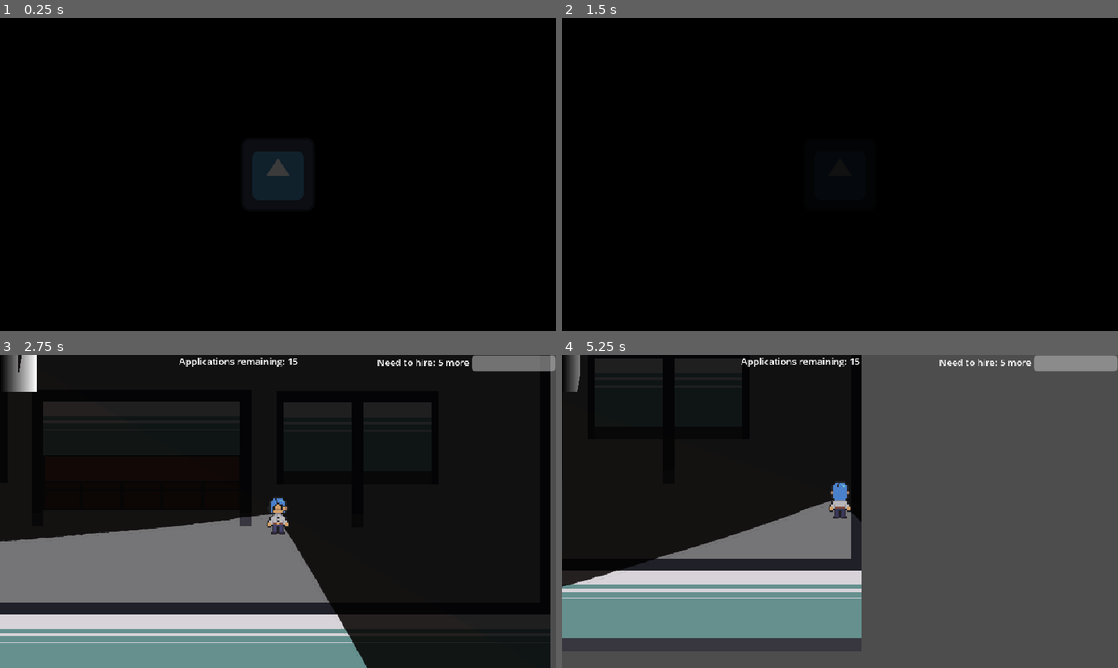
Above: before the commit, frames 1-4 (two rows, left to right).
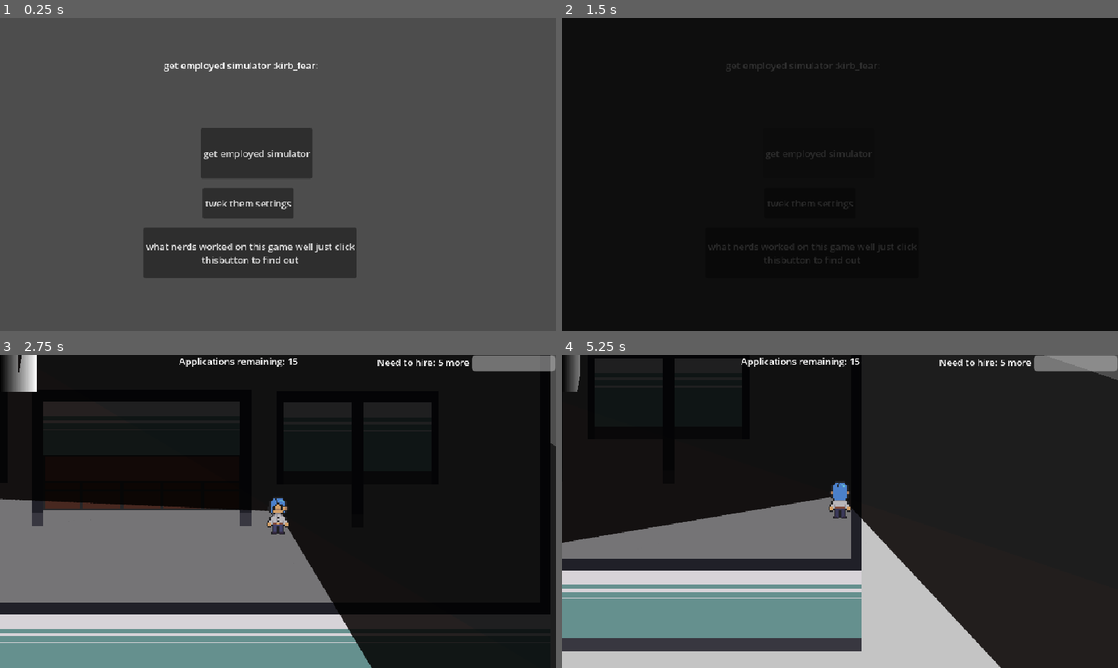
Above: after the commit, the same moments.

Repository: ygda-org/brackeys-26.2
Game: Godot game, scene res://ui/main_menu/main_menu.tscn
Same seed, same stepped clock (60 frames per second), same inputs: the game is played once before the commit and once after it. This scene is started directly instead of the project's main scene. The engine's default icon, where the game draws it, is replaced by a stand-in: a white triangle on a blue panel in a dark square. Sound files missing from this copy of the repository are replaced by a short silence.
Inputs (mouse positions are in pixels of both pictures, inside the frame that each line leads up to):
- Up to frame 1 (0.25 s): no input
- Up to frame 2 (1.5 s): click (806, 133) at 0.5 s, where only the run before the commit has a clickable "get a job application"; click (817, 152) at 1.25 s, where only the run after the commit has a clickable "get employed simulator"
- Up to frame 3 (2.75 s): click (255, 552) at 2 s, where only the run before the commit has a clickable "twek seting"
- Up to frame 4 (5.25 s): move the mouse to (962, 495) at 2.77 s; hold D (right) 2.78-3.53 s; click (962, 495) at 2.85 s; move the mouse to (728, 527) at 3.52 s; hold S (down) 3.53-4.28 s; click (728, 527) at 3.6 s; move the mouse to (895, 442) at 4.27 s; hold D (right) 4.28-5.03 s; click (895, 442) at 4.35 s; move the mouse to (812, 574) at 5.02 s; hold W (up) from 5.03 s (still down); click (812, 574) at 5.1 s

The runs differ from the first frame. In frame 1, 100% of the frame differs, in the area x 0-100%, y 0-100%; in frame 2, 0.9%; in frame 3, 4.8%; in frame 4, 52%.

Commit message:
some main menu stuff tho tbh half of it gonna explodz in a lil

Diff:
--- a/employees/tasks/employee_task.gd
+++ b/employees/tasks/employee_task.gd
@@ -1,6 +1,4 @@
-extends Marker2D
-
-class_name Task
+class_name Task extends Marker2D
 
 enum TaskTypes {
 	SABO,
--- a/globals/application_handler.gd
+++ b/globals/application_handler.gd
@@ -1,6 +1,7 @@
 extends Node
 var unique_skill_count : int
 var evil_modifier : int
+
 func create_application():
 	var app=Application.new()
 	# create two past jobs
--- a/player/player.tscn
+++ b/player/player.tscn
@@ -240,8 +240,16 @@
 shadow_enabled = true
 shadow_filter = 1
 texture = ExtResource("3_g1dw6")
-offset = Vector2(-3, -27)
+offset = Vector2(0, -27)
 texture_scale = 0.05
+
+[node name="ColorRect" type="ColorRect" parent="VisionArm/ConeLight" unique_id=859694875]
+z_index = -4
+offset_left = -65.590034
+offset_top = -60.336823
+offset_right = 61.76435
+offset_bottom = 19.720459
+color = Color(0.65628535, 0.6562854, 0.6562854, 1)
 
 [node name="EmployeeScan" type="Area2D" parent="VisionArm" unique_id=40700012]
 visible = false
--- a/project.godot
+++ b/project.godot
@@ -41,21 +41,25 @@
 left={
 "deadzone": 0.2,
 "events": [Object(InputEventKey,"resource_local_to_scene":false,"resource_name":"","device":-1,"window_id":0,"alt_press …(191 unchanged characters)…
+, Object(InputEventKey,"resource_local_to_scene":false,"resource_name":"","device":-1,"window_id":0,"alt_pressed":false,"shift_pressed":false,"ctrl_pressed":false,"meta_pressed":false,"pressed":false,"keycode":0,"physical_keycode":4194319,"key_label":0,"unicode":0,"location":0,"echo":false,"script":null)
 ]
 }
 right={
 "deadzone": 0.2,
 "events": [Object(InputEventKey,"resource_local_to_scene":false,"resource_name":"","device":-1,"window_id":0,"alt_press …(192 unchanged characters)…
+, Object(InputEventKey,"resource_local_to_scene":false,"resource_name":"","device":-1,"window_id":0,"alt_pressed":false,"shift_pressed":false,"ctrl_pressed":false,"meta_pressed":false,"pressed":false,"keycode":0,"physical_keycode":4194321,"key_label":0,"unicode":0,"location":0,"echo":false,"script":null)
 ]
 }
 up={
 "deadzone": 0.2,
 "events": [Object(InputEventKey,"resource_local_to_scene":false,"resource_name":"","device":-1,"window_id":0,"alt_press …(192 unchanged characters)…
+, Object(InputEventKey,"resource_local_to_scene":false,"resource_name":"","device":-1,"window_id":0,"alt_pressed":false,"shift_pressed":false,"ctrl_pressed":false,"meta_pressed":false,"pressed":false,"keycode":0,"physical_keycode":4194320,"key_label":0,"unicode":0,"location":0,"echo":false,"script":null)
 ]
 }
 down={
 "deadzone": 0.2,
 "events": [Object(InputEventKey,"resource_local_to_scene":false,"resource_name":"","device":-1,"window_id":0,"alt_press …(192 unchanged characters)…
+, Object(InputEventKey,"resource_local_to_scene":false,"resource_name":"","device":-1,"window_id":0,"alt_pressed":false,"shift_pressed":false,"ctrl_pressed":false,"meta_pressed":false,"pressed":false,"keycode":0,"physical_keycode":4194322,"key_label":0,"unicode":0,"location":0,"echo":false,"script":null)
 ]
 }
 punch={
--- /dev/null
+++ b/ui/juicy_button/JuicyButton.tscn
@@ -0,0 +1,7 @@
+[gd_scene format=3 uid="uid://d0wcp780qo1xd"]
+
+[ext_resource type="Script" uid="uid://bovnl3o1f7ip1" path="res://ui/juicy_button/juicy_button.gd" id="1_ndql4"]
+
+[node name="JuicyButton" type="Button" unique_id=573039500]
+pivot_offset_ratio = Vector2(0.5, 0.5)
+script = ExtResource("1_ndql4")
--- /dev/null
+++ b/ui/juicy_button/juicy_button.gd
@@ -0,0 +1,27 @@
+class_name JuicyButton extends Button
+
+# Called when the node enters the scene tree for the first time.
+func _ready():
+	self.pressed.connect(juicy_pressed.bind(self))
+	self.mouse_entered.connect(juicy_entered.bind(self))
+	self.mouse_exited.connect(juicy_exited.bind(self))
+
+	pivot_offset_ratio = Vector2(0.5,0.5)
+
+func juicy_pressed(button : Button):
+	SFX.play(SFX.Id.BUTTON_CLICK)
+	var tween : Tween = button.create_tween()
+	tween.tween_property(button, "scale", Vector2(1 - 0.05,1 - 0.05), 0.025)
+	tween.tween_interval(0.1)
+	tween.tween_property(button, "scale", Vector2(1,1), 0.025)
+	SFX.play(SFX.Id.BUTTON_CLICK)
+	await get_tree().create_timer(0.25).timeout
+
+func juicy_entered(button : Button):
+	SFX.play(SFX.Id.BUTTON_HOVER)
+	var tween : Tween = button.create_tween()
+	tween.tween_property(button, "scale", Vector2(1 + 0.05,1 + 0.05), 0.05)
+
+func juicy_exited(button : Button):
+	var tween : Tween = button.create_tween()
+	tween.tween_property(button, "scale", Vector2(1.0,1.0), 0.05)
--- a/ui/main_menu/main_menu.gd
+++ b/ui/main_menu/main_menu.gd
@@ -4,53 +4,22 @@
 
 # Called when the node enters the scene tree for the first time.
 func _ready():
-	$Menu/Play.pressed.connect(button_pressed.bind($Menu/Play))
-	$Menu/Settings.pressed.connect(button_pressed.bind($Menu/Settings))
-	$Menu/Credits.pressed.connect(button_pressed.bind($Menu/Credits))
-
-	$Menu/Play.mouse_entered.connect(button_entered.bind($Menu/Play))
-	$Menu/Settings.mouse_entered.connect(button_entered.bind($Menu/Settings))
-	$Menu/Credits.mouse_entered.connect(button_entered.bind($Menu/Credits))
-
-	$Menu/Play.mouse_exited.connect(button_exited.bind($Menu/Play))
-	$Menu/Settings.mouse_exited.connect(button_exited.bind($Menu/Settings))
-	$Menu/Credits.mouse_exited.connect(button_exited.bind($Menu/Credits))
-
 	$Fade.self_modulate = Color(0,0,0,0)
 	$YGDAIntro/YGDAIntroAnimPlayer.play("ygda_intro")
 	SFX.play(SFX.Id.YGDA_STING)
-
-func button_pressed(button : Button):
-	SFX.play(SFX.Id.BUTTON_CLICK)
-	var tween : Tween = button.create_tween()
-	tween.tween_property(button, "scale", Vector2(1 - button_grow_amount,1 - button_grow_amount), 0.025)
-	tween.tween_interval(0.1)
-	tween.tween_property(button, "scale", Vector2(1,1), 0.025)
-	SFX.play(SFX.Id.BUTTON_CLICK)
-	await get_tree().create_timer(0.25).timeout
-
-func button_entered(button : Button):
-	SFX.play(SFX.Id.BUTTON_HOVER)
-	var tween : Tween = button.create_tween()
-	tween.tween_property(button, "scale", Vector2(1 + button_grow_amount,1 + button_grow_amount), 0.05)
-
-
-func button_exited(button : Button):
-	var tween : Tween = button.create_tween()
-	tween.tween_property(button, "scale", Vector2(1.0,1.0), 0.05)
 
 func fade_out(seconds : int):
 	$Fade.self_modulate = Color(0,0,0,0)
 	var tween = $Fade.create_tween()
 	tween.tween_property($Fade, "self_modulate", Color(0,0,0,1),seconds)
 
-
-func _on_play_pressed():
+func _on_play_button_pressed():
 	fade_out(1)
 	await get_tree().create_timer(2).timeout
 	get_tree().change_scene_to_file("uid://b7hx7eym7wpfj")
 
-func _on_settings_pressed():
+
+func _on_settings_button_pressed():
 	fade_out(1)
 	await get_tree().create_timer(2).timeout
 	get_tree().change_scene_to_file("uid://c81oaw6kaqufp")
--- a/ui/main_menu/main_menu.tscn
+++ b/ui/main_menu/main_menu.tscn
@@ -1,6 +1,7 @@
 [gd_scene format=3 uid="uid://chx5r6nxm8j6b"]
 
 [ext_resource type="Script" uid="uid://dll7ep3f86h36" path="res://ui/main_menu/main_menu.gd" id="1_uhj5c"]
+[ext_resource type="Script" uid="uid://bovnl3o1f7ip1" path="res://ui/juicy_button/juicy_button.gd" id="2_omy8q"]
 [ext_resource type="Texture2D" uid="uid://cyvogp1u546nc" path="res://assets/icon.svg" id="3_omy8q"]
 
 [sub_resource type="Animation" id="Animation_i5wg5"]
@@ -106,34 +107,39 @@
 offset_bottom = 127.0
 text = "get employed simulator :kirb_fear:"
 
-[node name="Play" type="Button" parent="Menu" unique_id=1017084620]
+[node name="PlayButton" type="Button" parent="Menu" unique_id=211602542]
 layout_mode = 0
-offset_left = 302.0
-offset_top = 134.0
-offset_right = 545.0
-offset_bottom = 267.0
-pivot_offset_ratio = Vector2(0.5, 0.5)
-text = "get a job application "
+offset_left = 347.0
+offset_top = 190.0
+offset_right = 521.0
+offset_bottom = 277.0
+text = "get employed simulator"
+script = ExtResource("2_omy8q")
+metadata/_custom_type_script = "uid://bovnl3o1f7ip1"
 
-[node name="Settings" type="Button" parent="Menu" unique_id=902080140]
+[node name="SettingsButton" type="Button" parent="Menu" unique_id=134973713]
 layout_mode = 0
-offset_left = 391.0
-offset_top = 323.0
-offset_right = 488.0
-offset_bottom = 354.0
-pivot_offset_ratio = Vector2(0.5, 0.5)
-text = "twek seting"
+offset_left = 350.0
+offset_top = 293.0
+offset_right = 507.0
+offset_bottom = 346.0
+text = "twek them settings"
+script = ExtResource("2_omy8q")
+metadata/_custom_type_script = "uid://bovnl3o1f7ip1"
 
-[node name="Credits" type="Button" parent="Menu" unique_id=135155419]
+[node name="CreditsButton" type="Button" parent="Menu" unique_id=564956852]
 layout_mode = 0
-offset_left = 271.0
-offset_top = 383.0
-offset_right = 610.0
-offset_bottom = 466.0
-pivot_offset_ratio = Vector2(0.5, 0.5)
-text = "see what nerds got employed on this game"
+offset_left = 248.0
+offset_top = 362.0
+offset_right = 616.0
+offset_bottom = 449.0
+text = "what nerds worked on this game well just click
+thisbutton to find out"
+script = ExtResource("2_omy8q")
+metadata/_custom_type_script = "uid://bovnl3o1f7ip1"
 
 [node name="YGDAIntro" type="Control" parent="." unique_id=2046822149]
+visible = false
 anchors_preset = 0
 offset_right = 40.0
 offset_bottom = 40.0
@@ -157,5 +163,5 @@
 offset_bottom = 334.0
 texture = ExtResource("3_omy8q")
 
-[connection signal="pressed" from="Menu/Play" to="." method="_on_play_pressed"]
-[connection signal="pressed" from="Menu/Settings" to="." method="_on_settings_pressed"]
+[connection signal="pressed" from="Menu/PlayButton" to="." method="_on_play_button_pressed"]
+[connection signal="pressed" from="Menu/SettingsButton" to="." method="_on_settings_button_pressed"]
--- a/ui/main_menu/settings/settings.gd
+++ b/ui/main_menu/settings/settings.gd
@@ -1,4 +1,7 @@
 extends Control
+
+func _ready():
+	$Fade.self_modulate = Color(0,0,0,0)
 
 func _on_master_slider_value_changed(value):
 	change_bus_volume("Master", value)
@@ -17,6 +20,12 @@
 	var bus_index = AudioServer.get_bus_index(bus)
 	AudioServer.set_bus_volume_db(bus_index, db_value)
 
+func fade_out(seconds : int):
+	$Fade.self_modulate = Color(0,0,0,0)
+	var tween = $Fade.create_tween()
+	tween.tween_property($Fade, "self_modulate", Color(0,0,0,1),seconds)
 
-func _on_button_pressed():
+func _on_juicy_button_pressed():
+	fade_out(1)
+	await get_tree().create_timer(2).timeout
 	get_tree().change_scene_to_file("uid://chx5r6nxm8j6b")
--- a/ui/main_menu/settings/settings.tscn
+++ b/ui/main_menu/settings/settings.tscn
@@ -1,6 +1,7 @@
 [gd_scene format=3 uid="uid://c81oaw6kaqufp"]
 
 [ext_resource type="Script" uid="uid://3kly0sijxwkq" path="res://ui/main_menu/settings/settings.gd" id="1_7hcgd"]
+[ext_resource type="Script" uid="uid://bovnl3o1f7ip1" path="res://ui/juicy_button/juicy_button.gd" id="2_v4e51"]
 
 [node name="Settings" type="Control" unique_id=850807099]
 layout_mode = 3
@@ -10,6 +11,14 @@
 grow_horizontal = 2
 grow_vertical = 2
 script = ExtResource("1_7hcgd")
+
+[node name="Fade" type="ColorRect" parent="." unique_id=654185306]
+self_modulate = Color(1, 1, 1, 0)
+z_index = 2
+layout_mode = 0
+offset_right = 960.0
+offset_bottom = 540.0
+color = Color(0, 0, 0, 1)
 
 [node name="VolumeGrid" type="GridContainer" parent="." unique_id=321013457]
 layout_mode = 0
@@ -61,17 +70,18 @@
 step = 0.05
 value = 0.5
 
-[node name="Button" type="Button" parent="." unique_id=1101465078]
+[node name="JuicyButton" type="Button" parent="." unique_id=1215965652]
 layout_mode = 0
-offset_left = 357.0
-offset_top = 391.0
-offset_right = 597.0
-offset_bottom = 502.0
-text = "return
-"
+offset_left = 344.0
+offset_top = 347.0
+offset_right = 590.0
+offset_bottom = 445.0
+text = "return"
+script = ExtResource("2_v4e51")
+metadata/_custom_type_script = "uid://bovnl3o1f7ip1"
 
 [connection signal="value_changed" from="VolumeGrid/MasterSlider" to="." method="_on_master_slider_value_changed"]
 [connection signal="value_changed" from="VolumeGrid/MusicSlider" to="." method="_on_music_slider_value_changed"]
 [connection signal="value_changed" from="VolumeGrid/SFXSlider" to="." method="_on_sfx_slider_value_changed"]
 [connection signal="value_changed" from="VolumeGrid/AmbienceSlider" to="." method="_on_ambience_slider_value_changed"]
-[connection signal="pressed" from="Button" to="." method="_on_button_pressed"]
+[connection signal="pressed" from="JuicyButton" to="." method="_on_juicy_button_pressed"]
Binary file changed: assets/prog_art/view_cone.png
Not shown, added: ui/juicy_button/juicy_button.gd.uid
Not shown, changed: assets/.DS_Store
